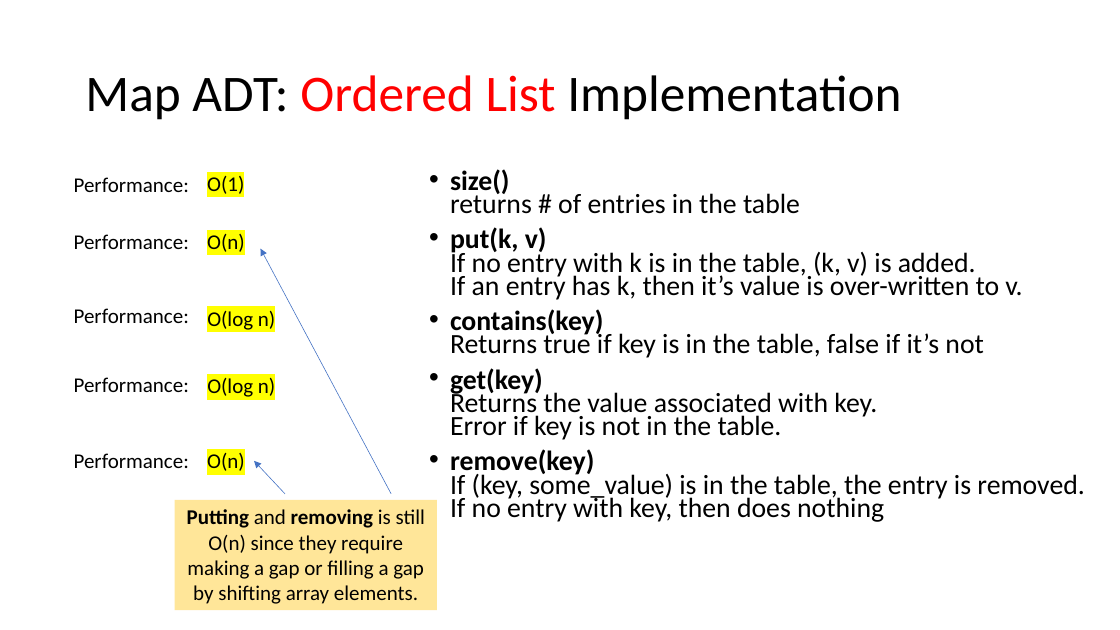
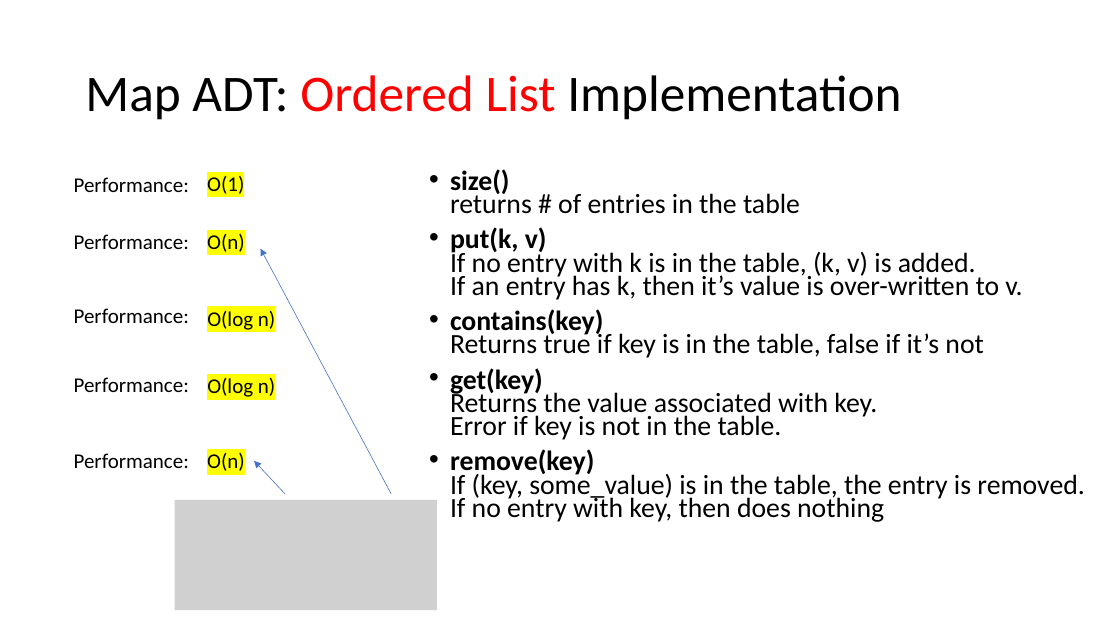
Before and after one commit to tjd1234/cmpt225fall2023, a slide deck: slide 30 of lecture_notes/week8/week8_maps_and_hashing.pptx (slide 12 before the commit). Drawn at 1120x630 pixels with LibreOffice and Linux fonts; fonts in the diff are those of the drawing; grey boxes stand for pictures. Boxes give left, top, right and bottom in pixels: in the first picture for what was removed or moved away, otherwise in the second. Text is boxed around its words. In the diff, an @@ line names an element or a change of style, - is before the commit and + after.

```diff
--- a/lecture_notes/week8/week8_maps_and_hashing.pptx
+++ b/lecture_notes/week8/week8_maps_and_hashing.pptx
@@ rectangle removed at bbox=[175, 500, 437, 610] @@
-Putting and removing is still O(n) since they require making a gap or filling a gap by shifting array elements.
@@ picture added at bbox=[175, 500, 437, 610] @@
```
Also in this commit, not shown: 8 other slides changed, 19 slides added.
